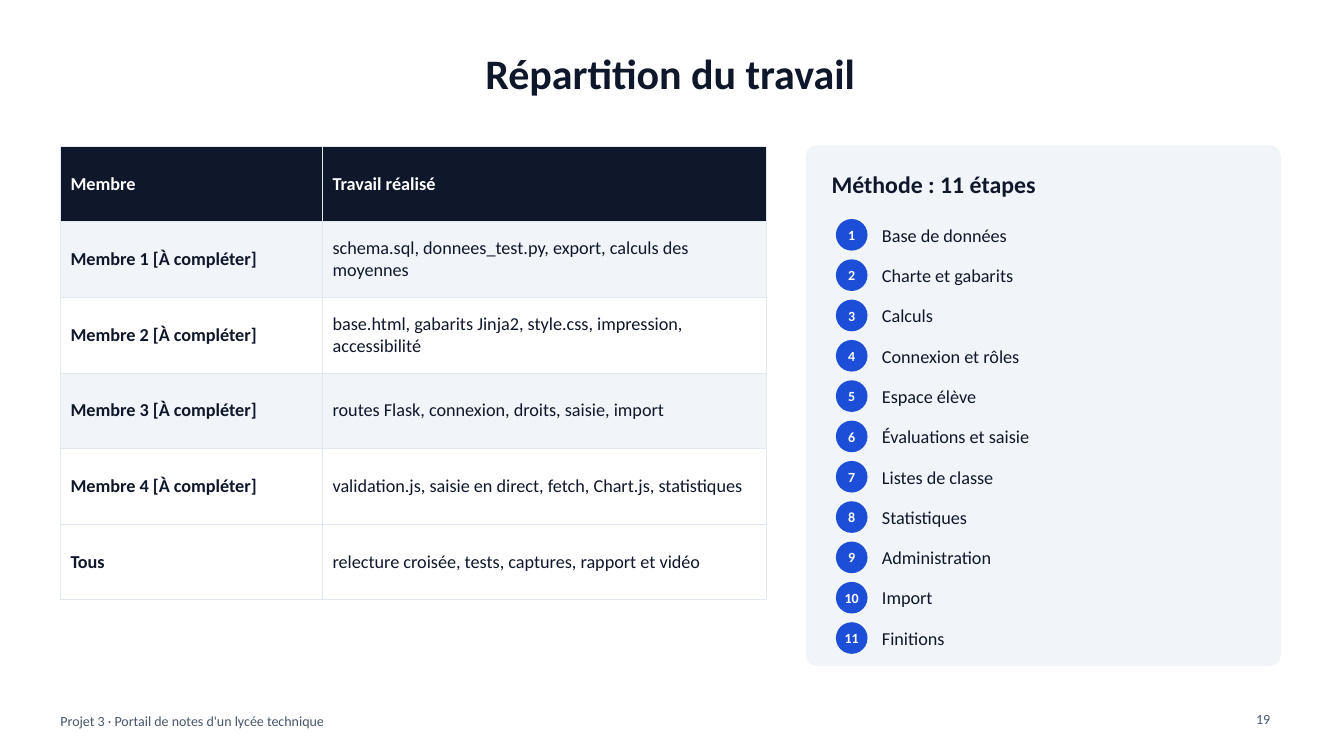
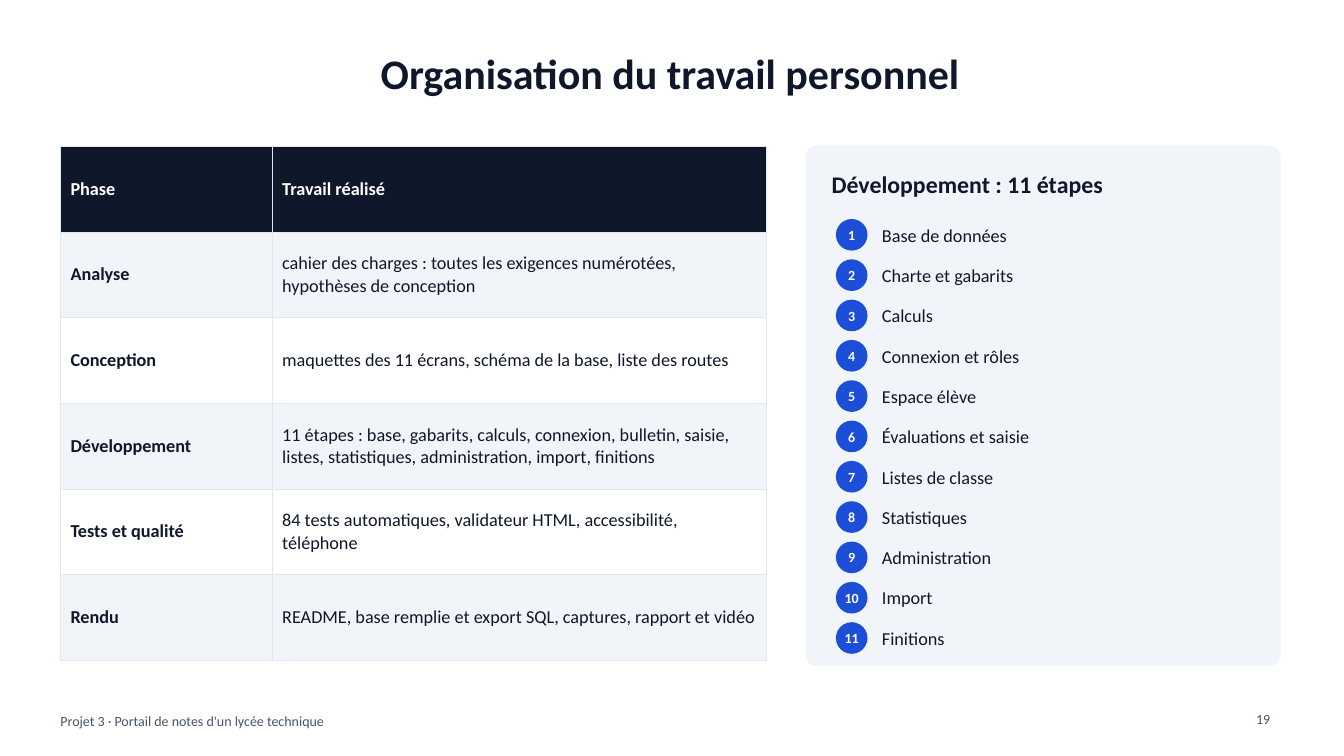
Before and after one commit to nganjie/ExamenDevWebPortailNotesLyceeTechnique, a slide deck: slide 19 of rapport/rapport_projet3.pptx. Drawn at 1344x756 pixels with LibreOffice and Linux fonts; fonts in the diff are those of the drawing. Boxes give left, top, right and bottom in pixels: in the first picture for what was removed or moved away, otherwise in the second. Text is boxed around its words. In the diff, an @@ line names an element or a change of style, - is before the commit and + after.

```diff
--- a/rapport/rapport_projet3.pptx
+++ b/rapport/rapport_projet3.pptx
@@ title at [381, 59, 959, 96]: text changed @@
-Répartition du travail
+Organisation du travail personnel
@@ table at [60, 146, 766, 630] @@
-row 1, column 1: Membre
+row 1, column 1: Phase
-row 2, column 1: Membre 1 [À compléter]
+row 2, column 1: Analyse
-row 2, column 2: schema.sql, donnees_test.py, export, calculs des moyennes
+row 2, column 2: cahier des charges : toutes les exigences numérotées, hypothèses de conception
-row 3, column 1: Membre 2 [À compléter]
+row 3, column 1: Conception
-row 3, column 2: base.html, gabarits Jinja2, style.css, impression, accessibilité
+row 3, column 2: maquettes des 11 écrans, schéma de la base, liste des routes
-row 4, column 1: Membre 3 [À compléter]
+row 4, column 1: Développement
-row 4, column 2: routes Flask, connexion, droits, saisie, import
+row 4, column 2: 11 étapes : base, gabarits, calculs, connexion, bulletin, saisie, listes, statistiques, administration, import, finitions
-row 5, column 1: Membre 4 [À compléter]
+row 5, column 1: Tests et qualité
-row 5, column 2: validation.js, saisie en direct, fetch, Chart.js, statistiques
+row 5, column 2: 84 tests automatiques, validateur HTML, accessibilité, téléphone
-row 6, column 1: Tous
+row 6, column 1: Rendu
-row 6, column 2: relecture croisée, tests, captures, rapport et vidéo
+row 6, column 2: README, base remplie et export SQL, captures, rapport et vidéo
@@ fill none to #F1F5F9 in row 6 @@
@@ text at [832, 176, 1103, 197]: text changed @@
-Méthode : 11 étapes
+Développement : 11 étapes
```
Also in this commit, not shown: 2 other slides changed, 2 other files.
